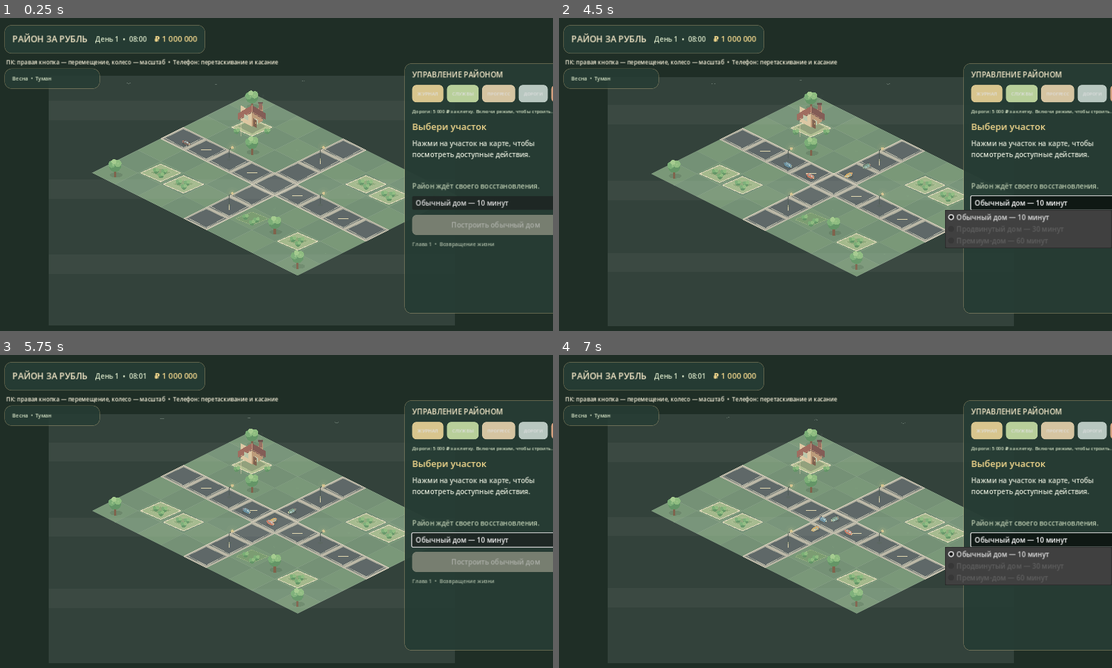
Above: before the commit, frames 1-4 (two rows, left to right).
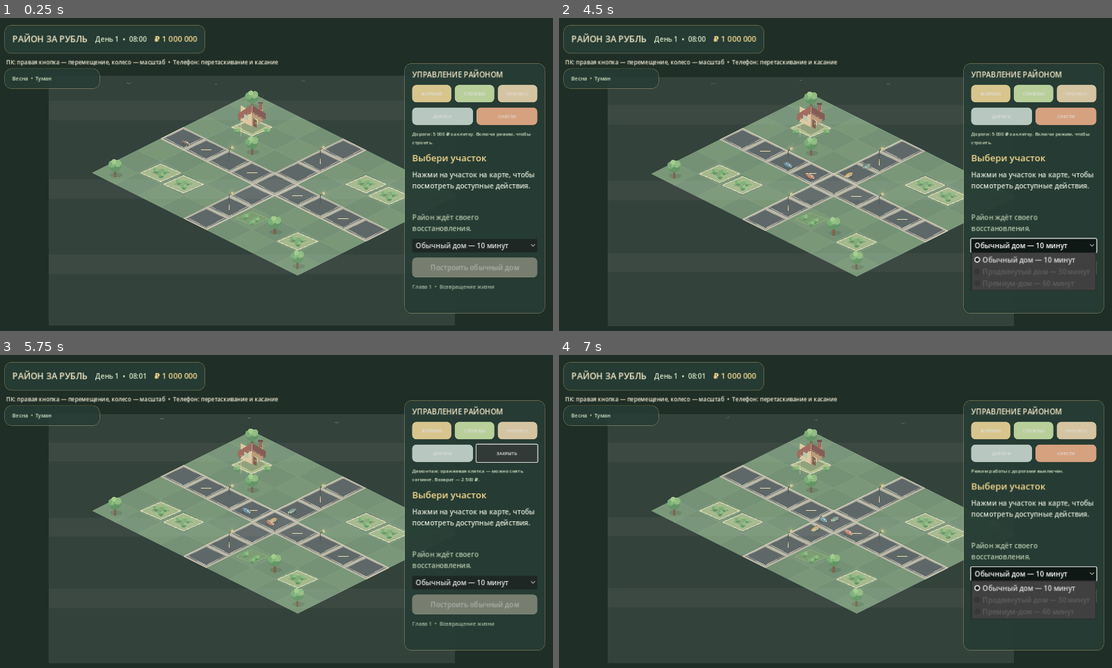
Above: after the commit, the same moments.

Repository: wellbi-creator/rayon-za-rubl
Game: Godot game, scene res://scenes/main.tscn
Same seed, same stepped clock (60 frames per second), same inputs: the game is played once before the commit and once after it.
Inputs (mouse positions are in pixels of both pictures, inside the frame that each line leads up to):
- Up to frame 1 (0.25 s): no input
- Up to frame 2 (4.5 s): move the mouse to (957, 158) at 0.52 s; hold D 0.53-1.25 s; click (957, 158) at 0.67 s; click "ЖУРНАЛ" at 1.25 s; click "СЛУЖБЫ" at 2 s; click "ПРОГРЕСС" at 2.75 s; click "ДОРОГИ" at 3.5 s; click "Обычный дом — 10 минут" at 4.25 s
- Up to frame 3 (5.75 s): click (508, 452) at 5 s, where only the run after the commit has a clickable "СНЕСТИ"
- Up to frame 4 (7 s): click (1067, 452) at 5.75 s, where only the run after the commit has a clickable "ЗАКРЫТЬ"; click "Обычный дом — 10 минут" at 6.5 s

The runs differ from the first frame. In frame 1, 6.9% of the frame differs, in the area x 74-100%, y 14-95%; in frame 2, 11%, in the area x 69-100%, y 14-95%; in frame 3, 6.7%; in frame 4, 9.9%.

Commit message:
M5.4: give road tools their own touch-friendly button row

Diff:
--- a/scripts/main.gd
+++ b/scripts/main.gd
@@ -237,7 +237,10 @@
 	road_tool_button.add_theme_font_size_override("font_size", 10)
 	road_tool_button.add_theme_stylebox_override("normal", _button_style(Color("#b8c7c0")))
 	road_tool_button.pressed.connect(_on_road_tool_pressed)
-	management_buttons.add_child(road_tool_button)
+	var road_buttons := HBoxContainer.new()
+	road_buttons.add_theme_constant_override("separation", 8)
+	content.add_child(road_buttons)
+	road_buttons.add_child(road_tool_button)
 	road_remove_button = Button.new()
 	road_remove_button.text = "СНЕСТИ"
 	road_remove_button.custom_minimum_size = Vector2(0, 40)
@@ -245,7 +248,7 @@
 	road_remove_button.add_theme_font_size_override("font_size", 10)
 	road_remove_button.add_theme_stylebox_override("normal", _button_style(Color("#d6a17f")))
 	road_remove_button.pressed.connect(_on_road_remove_pressed)
-	management_buttons.add_child(road_remove_button)
+	road_buttons.add_child(road_remove_button)
 
 	road_tool_status_label = Label.new()
 	road_tool_status_label.text = "Дороги: 5 000 ₽ за клетку. Включи режим, чтобы строить."
